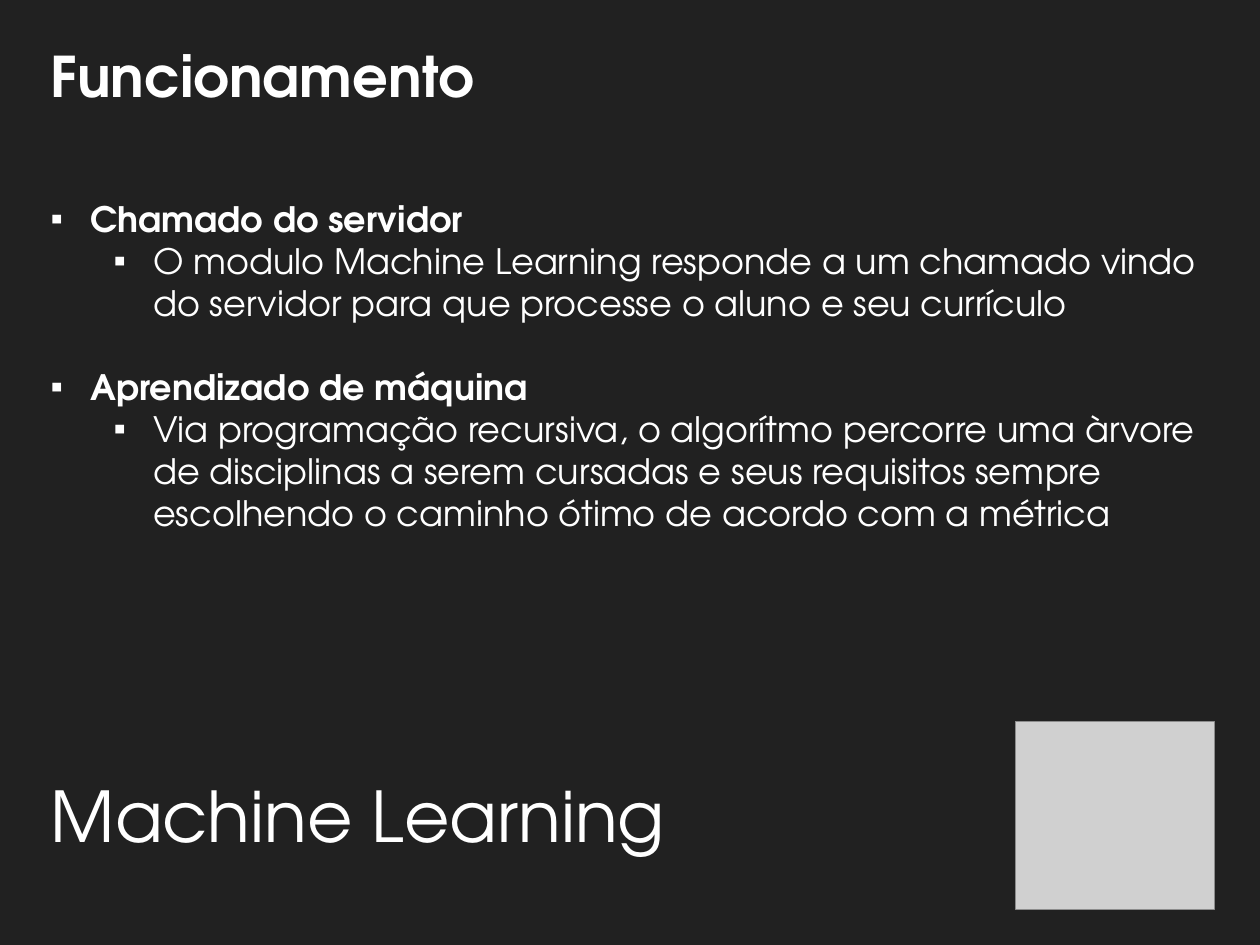
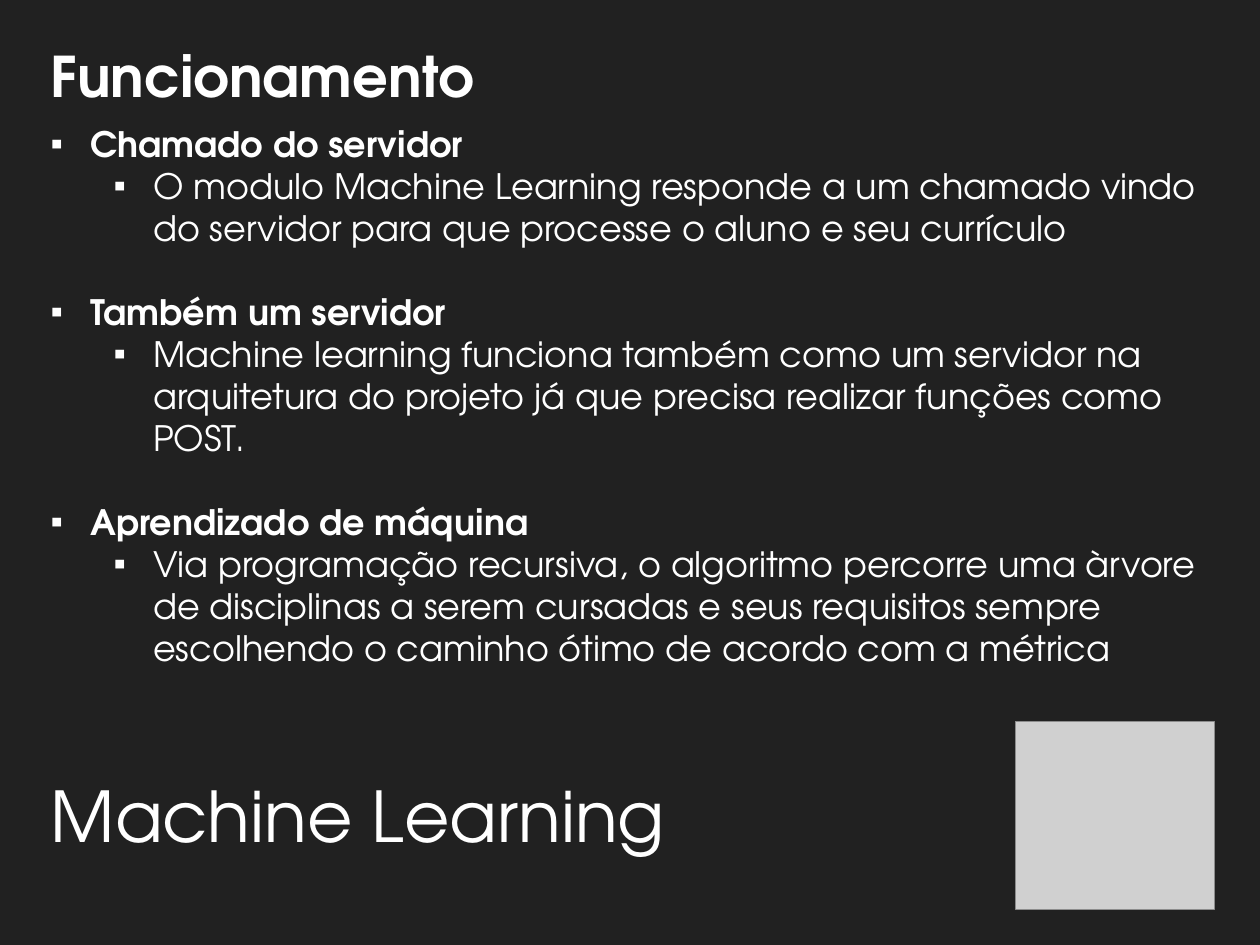
Before and after one commit to ovflowd/matriculeMe, a slide deck: slide 27 of Artefatos/ApresentaçãoFinal.pptx (slide 29 before the commit). Drawn at 1260x945 pixels with LibreOffice and Linux fonts; fonts in the diff are those of the drawing; grey boxes stand for pictures; background and template pictures are left out. Boxes give left, top, right and bottom in pixels: in the first picture for what was removed or moved away, otherwise in the second. Text is boxed around its words. In the diff, an @@ line names an element or a change of style, - is before the commit and + after.

```diff
--- a/Artefatos/ApresentaçãoFinal.pptx
+++ b/Artefatos/ApresentaçãoFinal.pptx
@@ text "Chamado do servidor": place and size @@
-text "Chamado do servidor" at [90,205,1196,527]
+text "Chamado do servidor" at [90,130,1196,662]
@@ text at [90,296,1162,452]: paragraphs added @@
+▪ Também um servidor
+  ▪ Machine learning funciona também como um servidor na arquitetura do projeto já que precisa realizar funções como POST.
@@ text at [153,541,1195,662]: text changed @@
-  ▪ Via programação recursiva, o algorítmo percorre uma àrvore de disciplinas a serem cursadas e seus requisitos sempre escolhendo o caminho ótimo de acordo com a métrica
+  ▪ Via programação recursiva, o algoritmo percorre uma àrvore de disciplinas a serem cursadas e seus requisitos sempre escolhendo o caminho ótimo de acordo com a métrica
```
Also in this commit, not shown: 5 other slides changed, 4 slides added, 6 slides removed.
